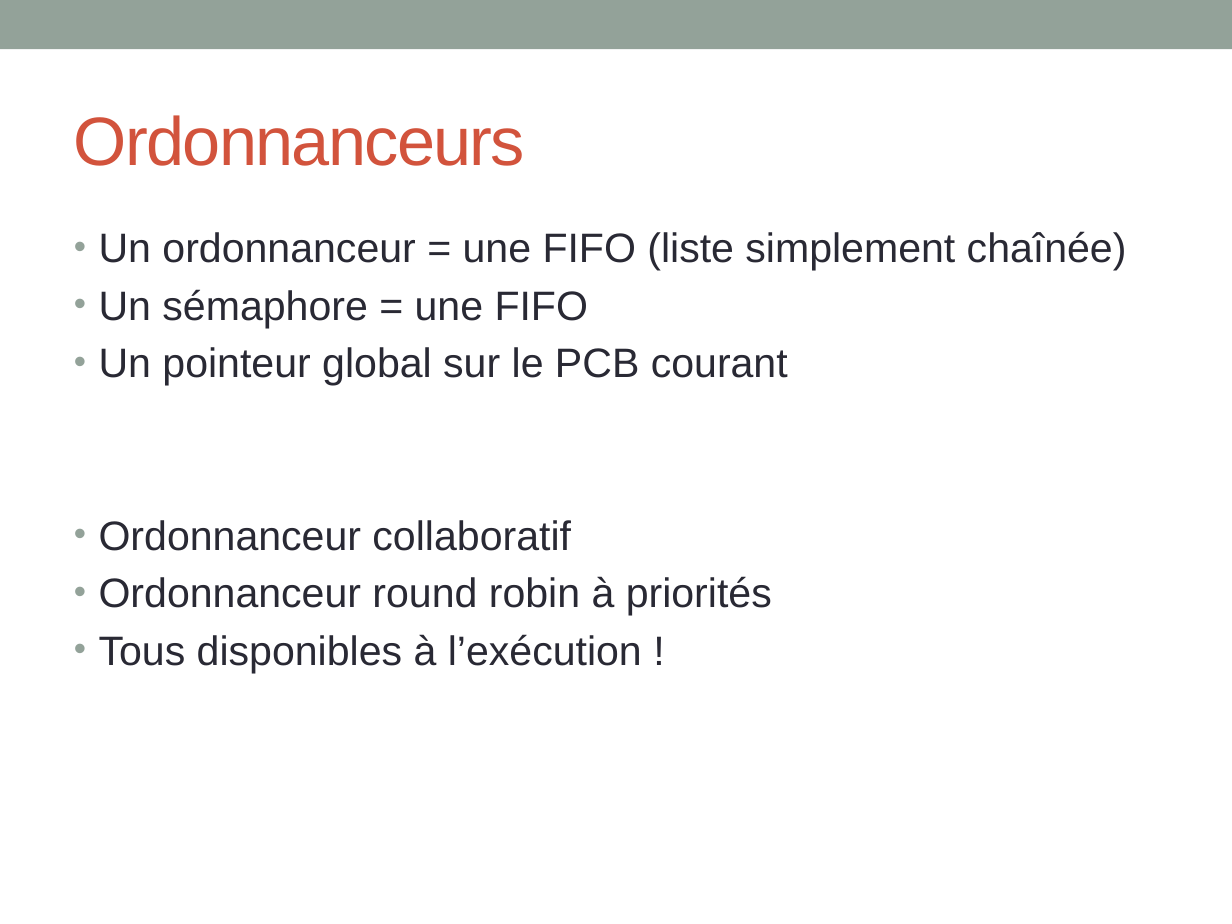
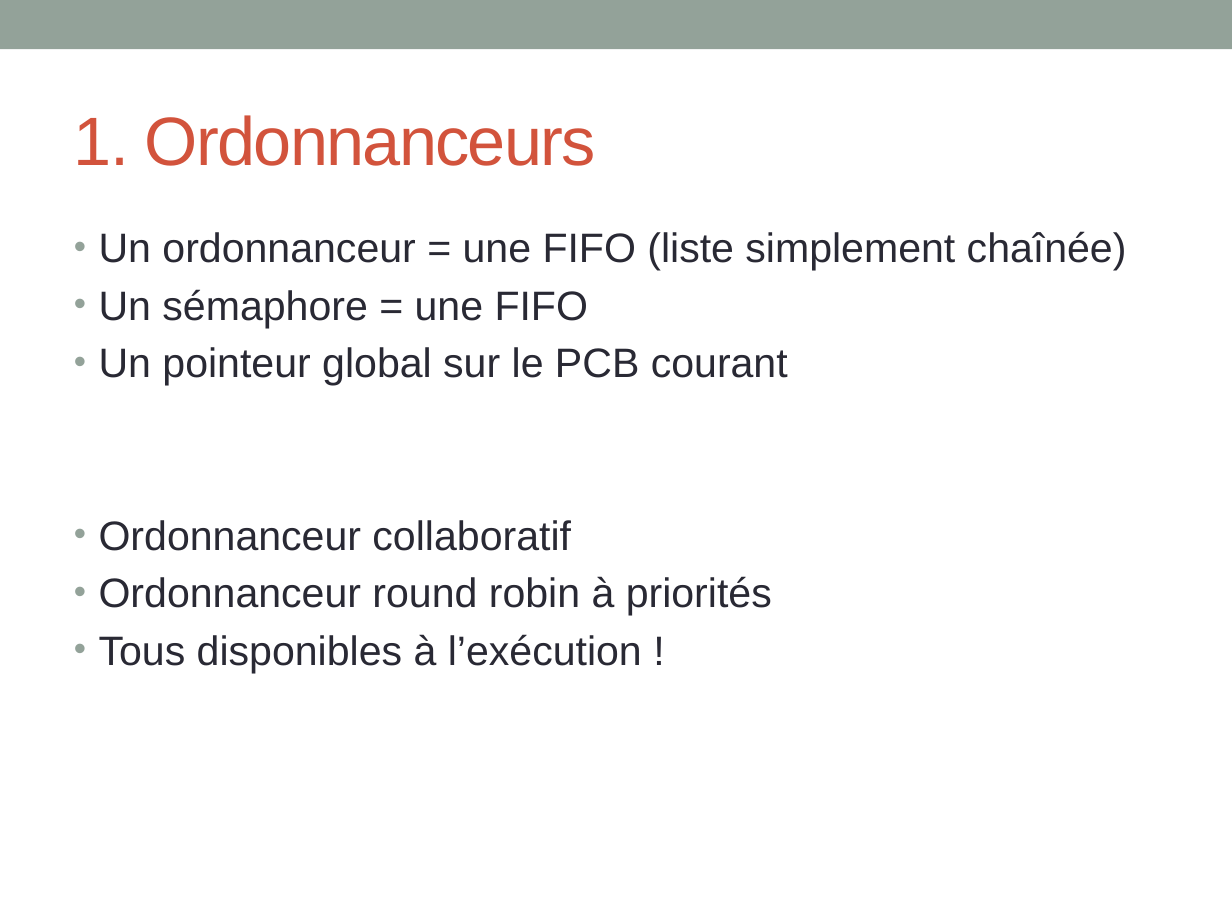
Before and after one commit to INSA-4IF-H4404-2013-2014/RaspiKernel, a slide deck: slide 3 of ppt/presentation.pptx. Drawn at 1232x924 pixels with LibreOffice and Linux fonts; fonts in the diff are those of the drawing. Boxes give left, top, right and bottom in pixels: in the first picture for what was removed or moved away, otherwise in the second. Text is boxed around its words. In the diff, an @@ line names an element or a change of style, - is before the commit and + after.

```diff
--- a/ppt/presentation.pptx
+++ b/ppt/presentation.pptx
@@ title at (x1=74, y1=115, x2=596, y2=166): text changed @@
-Ordonnanceurs
+1. Ordonnanceurs
```
Also in this commit, not shown: 1 other slide changed, 2 slides added.
